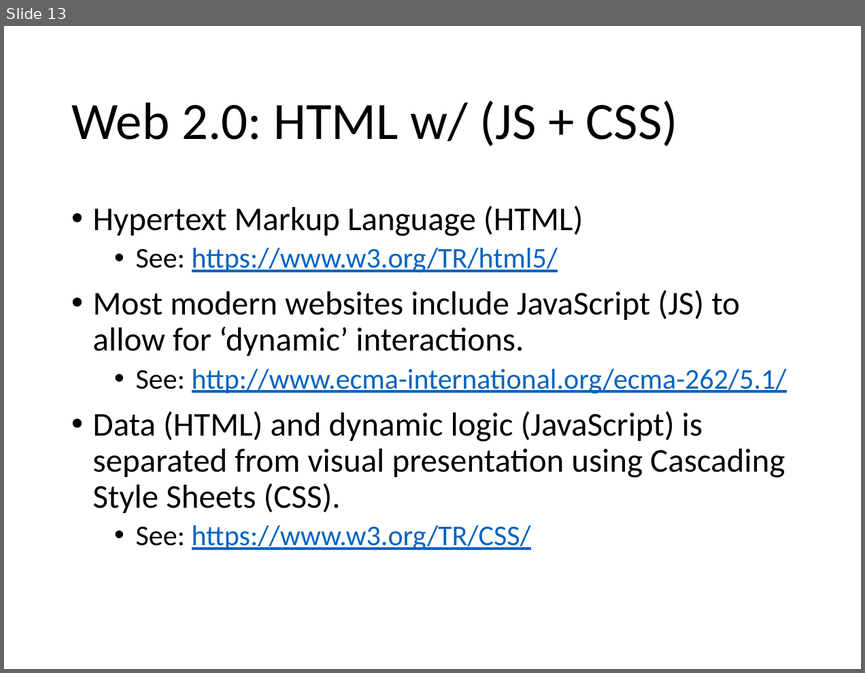
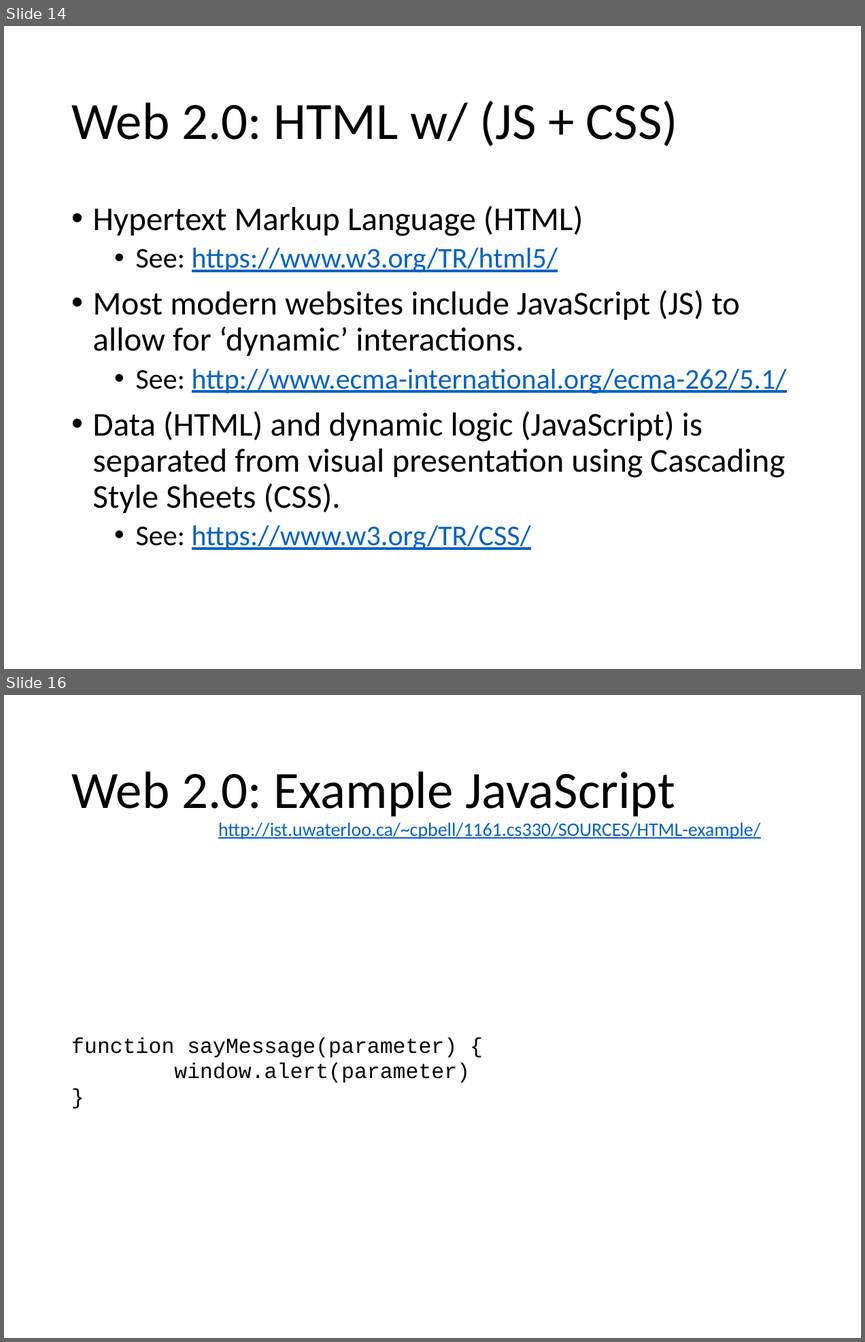
Before and after one commit to colinbellCA/1161.cs330-uwaterloo-sematic_analytics, a slide deck: 1161.cs330-social_graphs_and_semantic_analytics.pptx. Shown one above the other, each under a label of ours: slide 13 before the commit, slides 14 and 16 after it; the slides between them are not shown. The pictures are 865x673 and 865x1342 pixels, drawn with LibreOffice and Linux fonts; fonts in the diff are those of the drawing. Boxes give left, top, right and bottom in pixels: in the first picture for what was removed or moved away, otherwise in the second. Text is boxed around its words. In the diff, an @@ line names an element or a change of style, - is before the commit and + after.

```diff
--- a/1161.cs330-social_graphs_and_semantic_analytics.pptx
+++ b/1161.cs330-social_graphs_and_semantic_analytics.pptx
@@ slide 16 added at (x1=4, y1=695, x2=861, y2=1338), background #FFFFFF @@
@@ title added at (x1=71, y1=771, x2=675, y2=817), 44 pt, text #000000 @@
+Web 2.0: Example JavaScript
@@ text added at (x1=218, y1=822, x2=760, y2=839), 16 pt, text #0563C1, underline @@
+http://ist.uwaterloo.ca/~cpbell/1161.cs330/SOURCES/HTML-example/
@@ text added at (x1=71, y1=1037, x2=470, y2=1083), 18 pt, text #000000 @@
+function sayMessage(parameter) {
+window.alert(parameter)
+}
@@ what was slide 13 is now slide 14 @@
```
Also in this commit, not shown: 9 slides changed, 8 other slides added, 3 other files.
